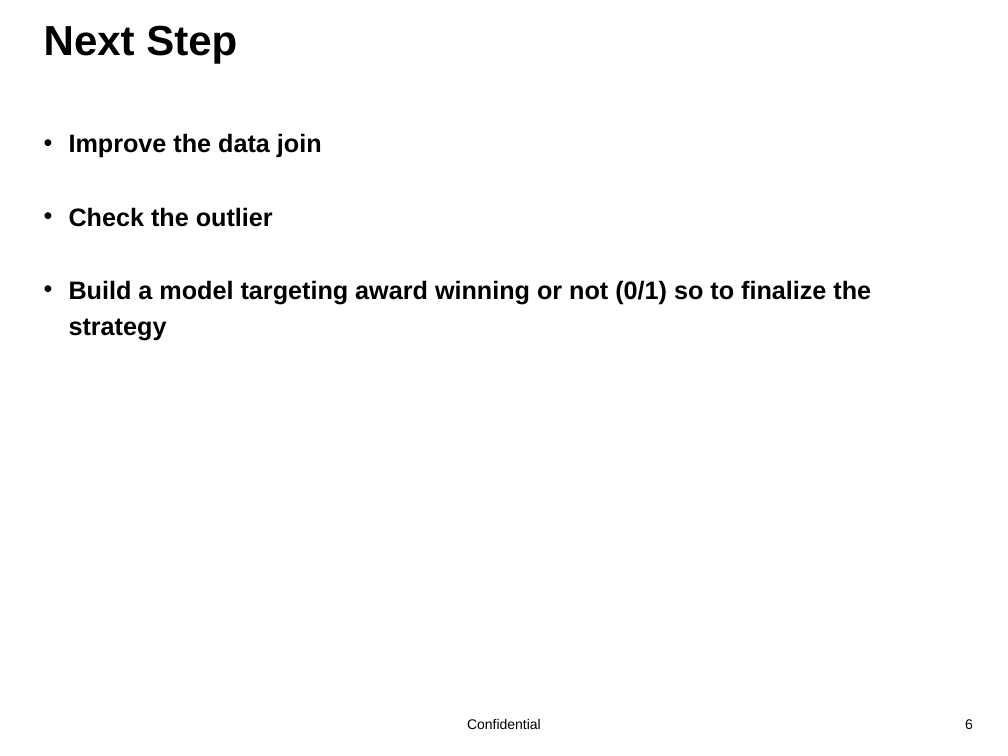
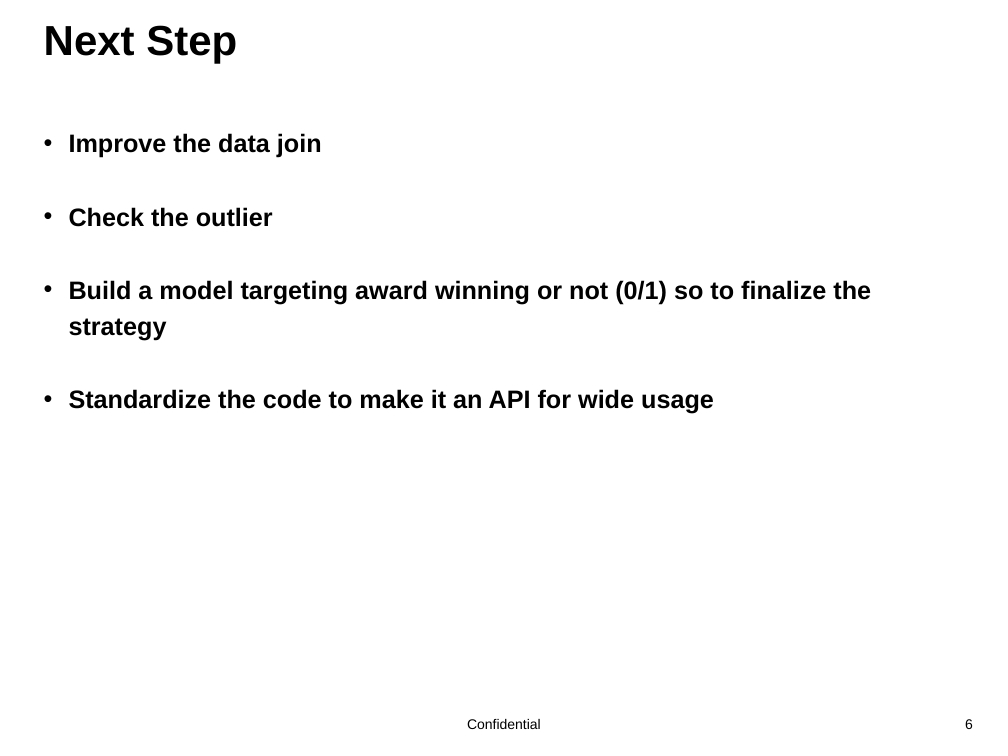
Before and after one commit to Beyondsql/Movies, a slide deck: slide 6 of team_2_movie_presentation.pptx. Drawn at 1008x756 pixels with LibreOffice and Linux fonts; fonts in the diff are those of the drawing; background and template pictures are left out. Boxes give left, top, right and bottom in pixels: in the first picture for what was removed or moved away, otherwise in the second. Text is boxed around its words. In the diff, an @@ line names an element or a change of style, - is before the commit and + after.

```diff
--- a/team_2_movie_presentation.pptx
+++ b/team_2_movie_presentation.pptx
@@ text at [69, 389, 714, 414]: paragraph added @@
+• Standardize the code to make it an API for wide usage
```
Also in this commit, not shown: 4 other slides changed, 1 slide removed.
